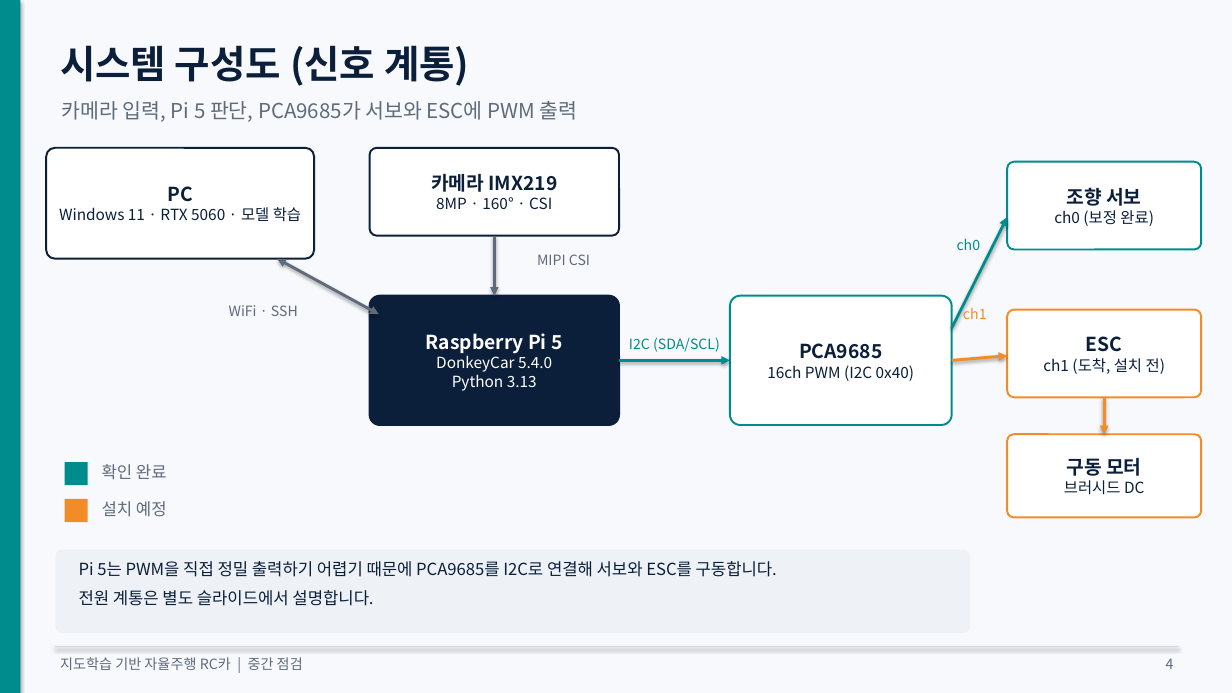
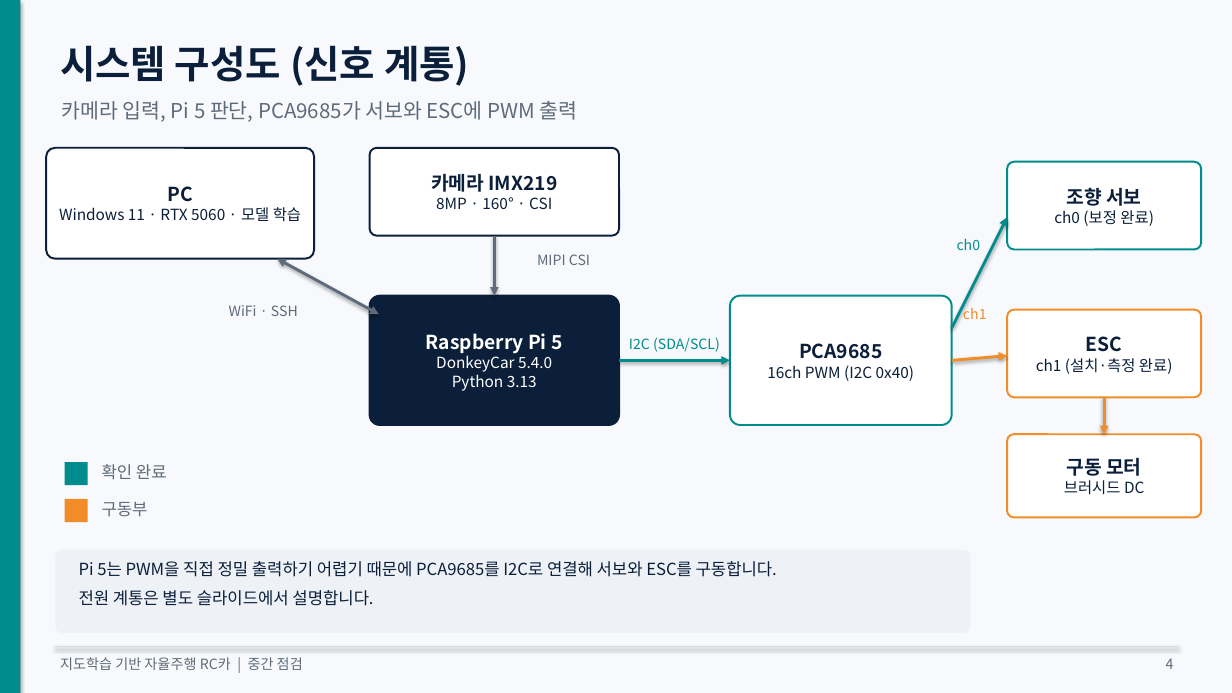
Before and after one commit to KMUTMU/Robot, a slide deck: slide 4 of 중간점검_자율주행RC카.pptx. Drawn at 1232x693 pixels with LibreOffice and Linux fonts; fonts in the diff are those of the drawing. Boxes give left, top, right and bottom in pixels: in the first picture for what was removed or moved away, otherwise in the second. Text is boxed around its words. In the diff, an @@ line names an element or a change of style, - is before the commit and + after.

Commit message:
배선·ESC 값 측정 완료, 주행 프로그램 카메라 오류까지 기록
- ESC 선 정정: 기판 표기 기준 긴 쌍 = VCC/GND(배터리), 짧은 쌍 = M+/M−(모터)
- 전원 스위치를 배터리 + 선에 직렬 연결, 단자대 A~E 배치 문서화
- ESC 값 기록 (정지 380 / 앞 350 / 후진 450), myconfig.py 설정 문서화
- UBEC 출력 5.4V라 Pi는 USB-C로 전원 공급
- 주행 프로그램 카메라 Remote I/O error와 다음에 할 일 순서 정리
- 발표 자료 갱신 (잘못된 ESC 배선 설명 정정)

```diff
--- a/중간점검_자율주행RC카.pptx
+++ b/중간점검_자율주행RC카.pptx
@@ text in rounded rectangle at <box>1036,358,1173,374</box>: text changed @@
-ch1 (도착, 설치 전)
+ch1 (설치·측정 완료)
@@ text at <box>102,502,148,517</box>: text changed @@
-설치 예정
+구동부
```
Also in this commit, not shown: 8 other slides changed, 12 other files.
